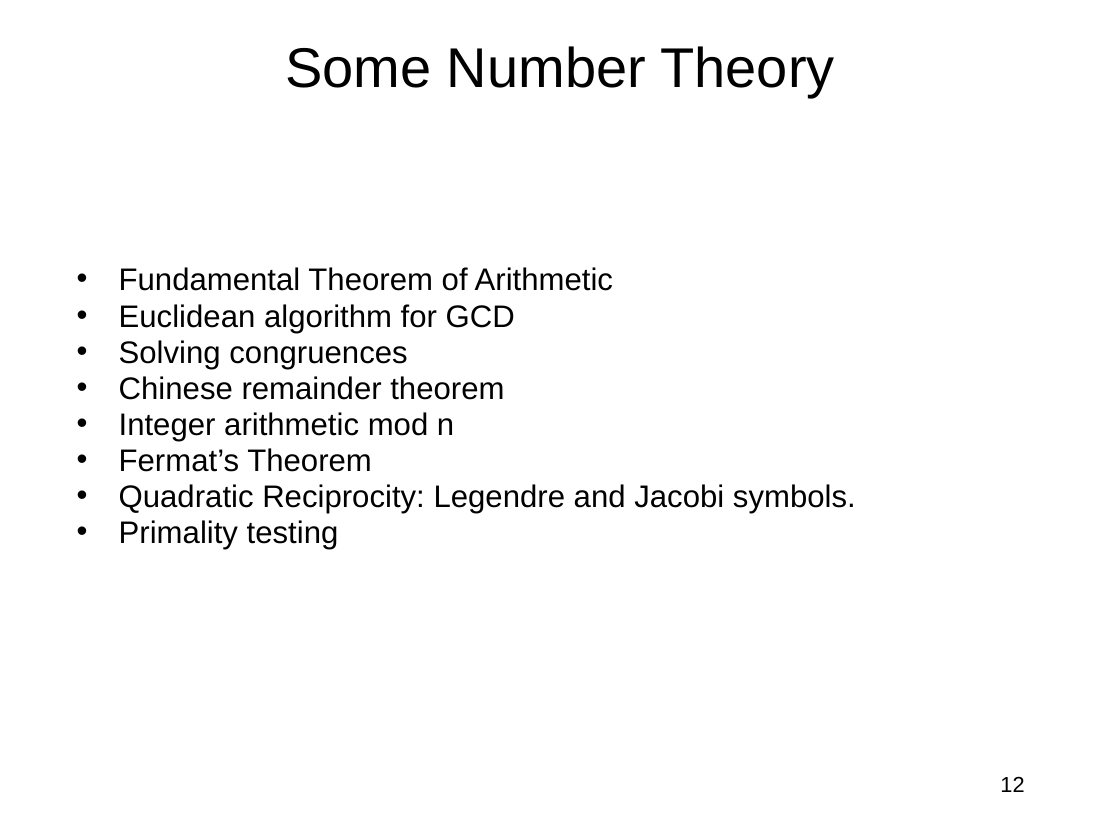
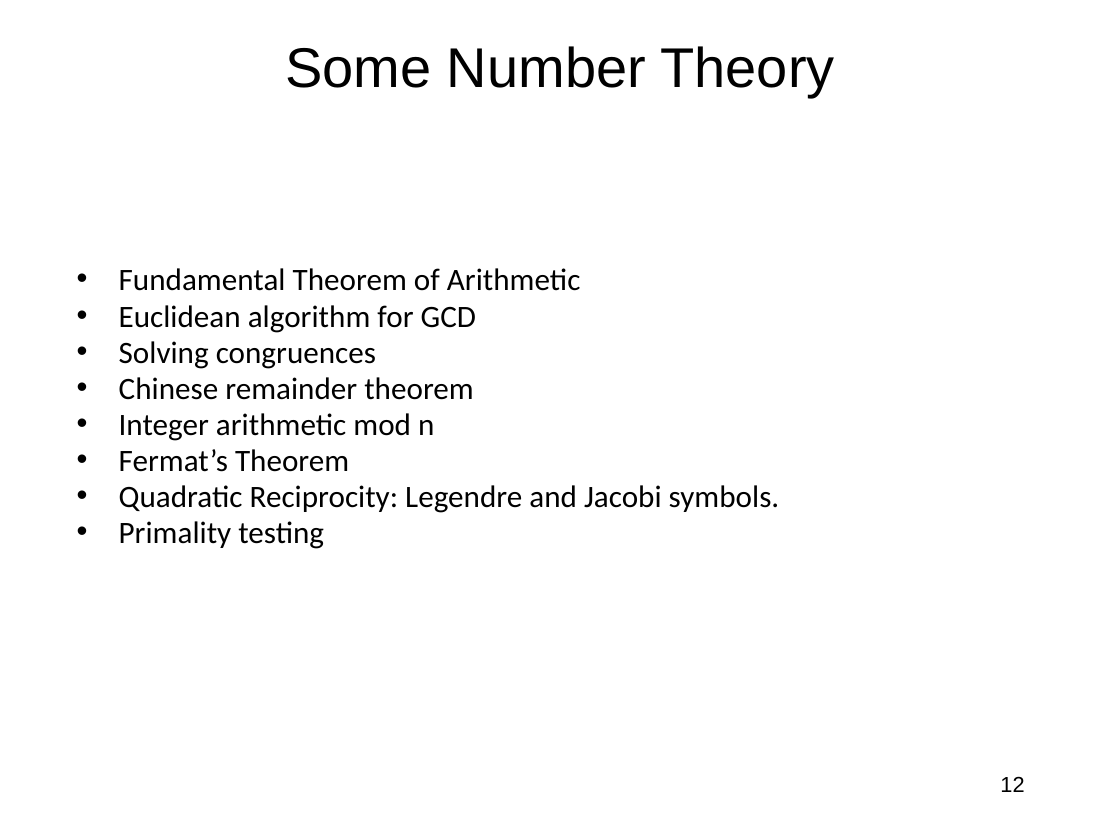
Before and after one commit to jlmucb/class_notes, a slide deck: slide 12 of BerkeleyClass/CS290Spring2013/Lectures/Cryptoclass7.pptx. Drawn at 1120x840 pixels with LibreOffice and Linux fonts; fonts in the diff are those of the drawing. Boxes give left, top, right and bottom in pixels: in the first picture for what was removed or moved away, otherwise in the second. Text is boxed around its words. In the diff, an @@ line names an element or a change of style, - is before the commit and + after.

```diff
--- a/BerkeleyClass/CS290Spring2013/Lectures/Cryptoclass7.pptx
+++ b/BerkeleyClass/CS290Spring2013/Lectures/Cryptoclass7.pptx
@@ text "Fundamental Theorem of Arithmetic" at [119, 268, 780, 549]: font Arial to Calibri @@
```
Also in this commit, not shown: 5 other slides changed, 11 other files.
